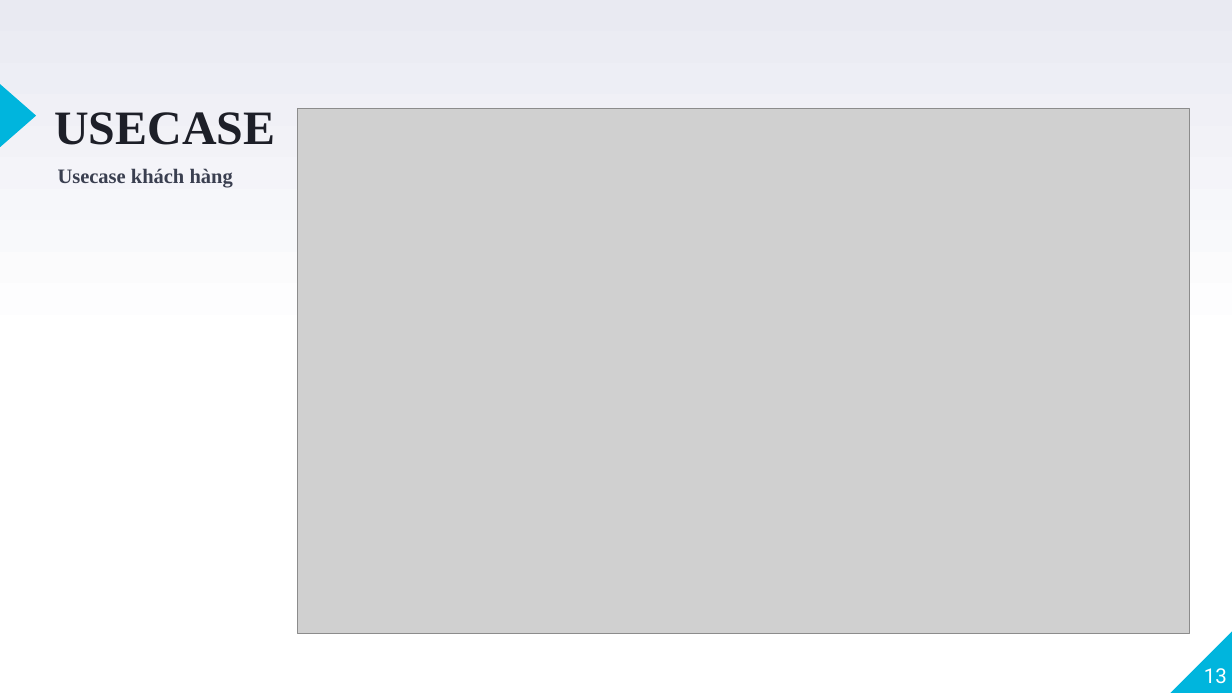
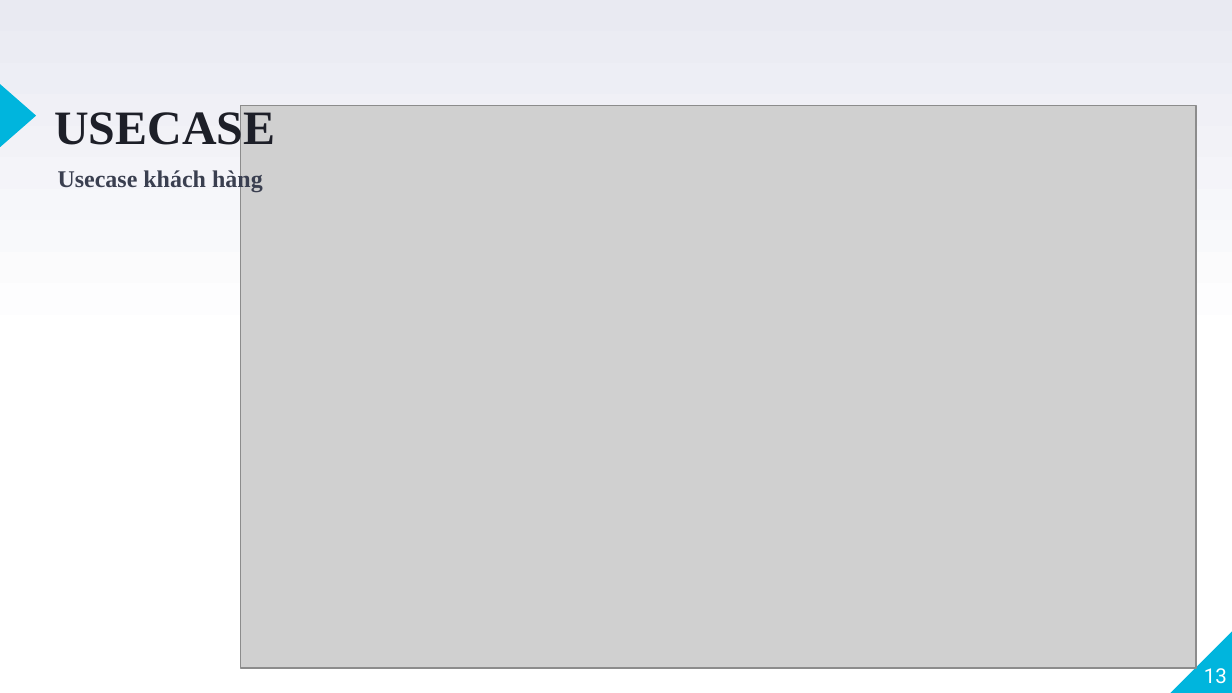
Before and after one commit to VoQuangTuong185/DoAnTotNghiep, a slide deck: slide 13 of Documentation/BCDK4/CN_185_VoQuangTuong_TomTat_BCCK.pptx. Drawn at 1232x693 pixels with LibreOffice and Linux fonts; fonts in the diff are those of the drawing; grey boxes stand for pictures. Boxes give left, top, right and bottom in pixels: in the first picture for what was removed or moved away, otherwise in the second. Text is boxed around its words. In the diff, an @@ line names an element or a change of style, - is before the commit and + after.

```diff
--- a/Documentation/BCDK4/CN_185_VoQuangTuong_TomTat_BCCK.pptx
+++ b/Documentation/BCDK4/CN_185_VoQuangTuong_TomTat_BCCK.pptx
@@ picture: place and size @@
-picture at box(298, 108, 1190, 633)
+picture at box(240, 106, 1196, 669)
@@ text "Usecase khách hàng" at box(58, 168, 263, 193): size 12 to 14 pt @@
```
Also in this commit, not shown: 13 other slides changed, 8 other files.
